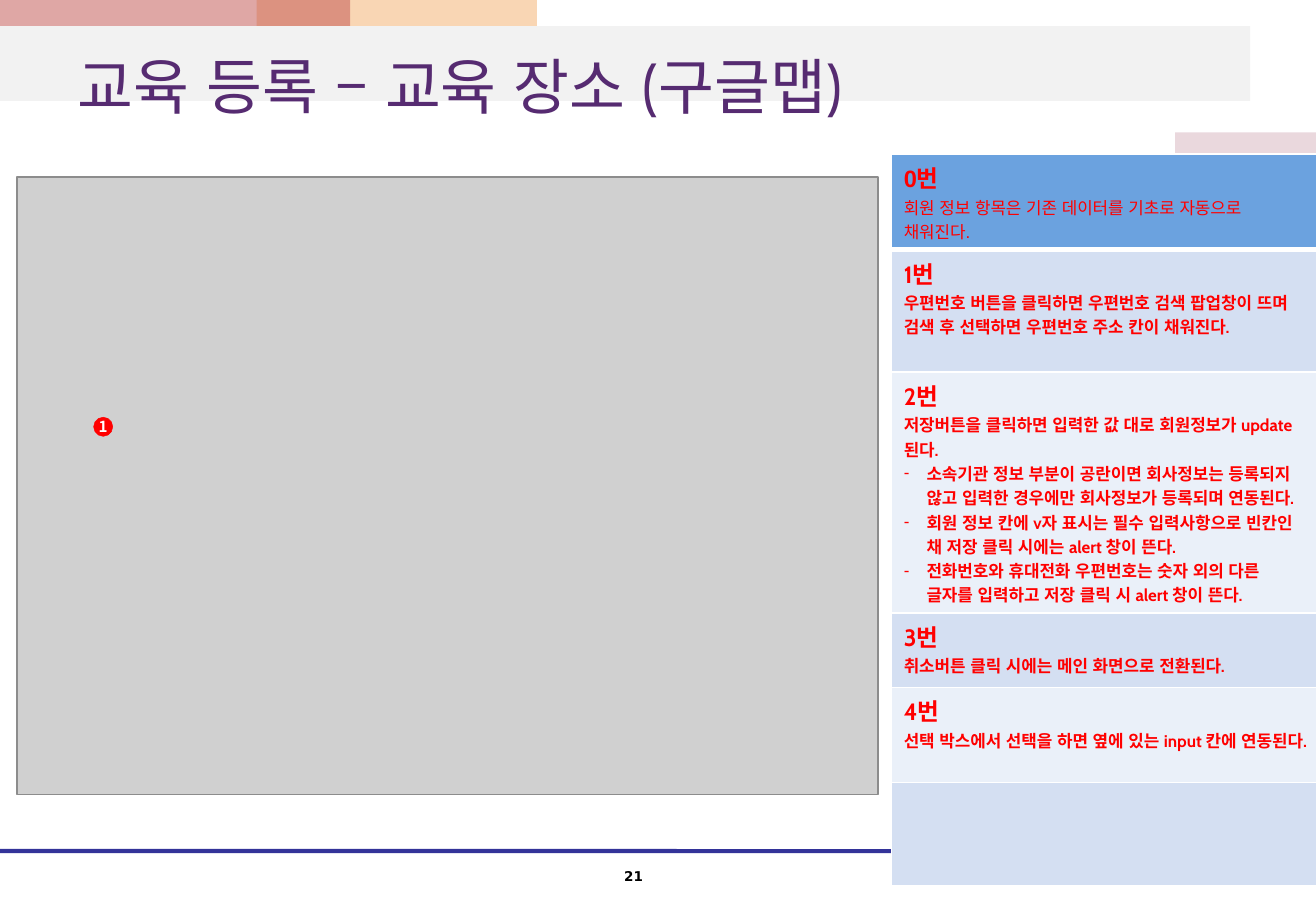
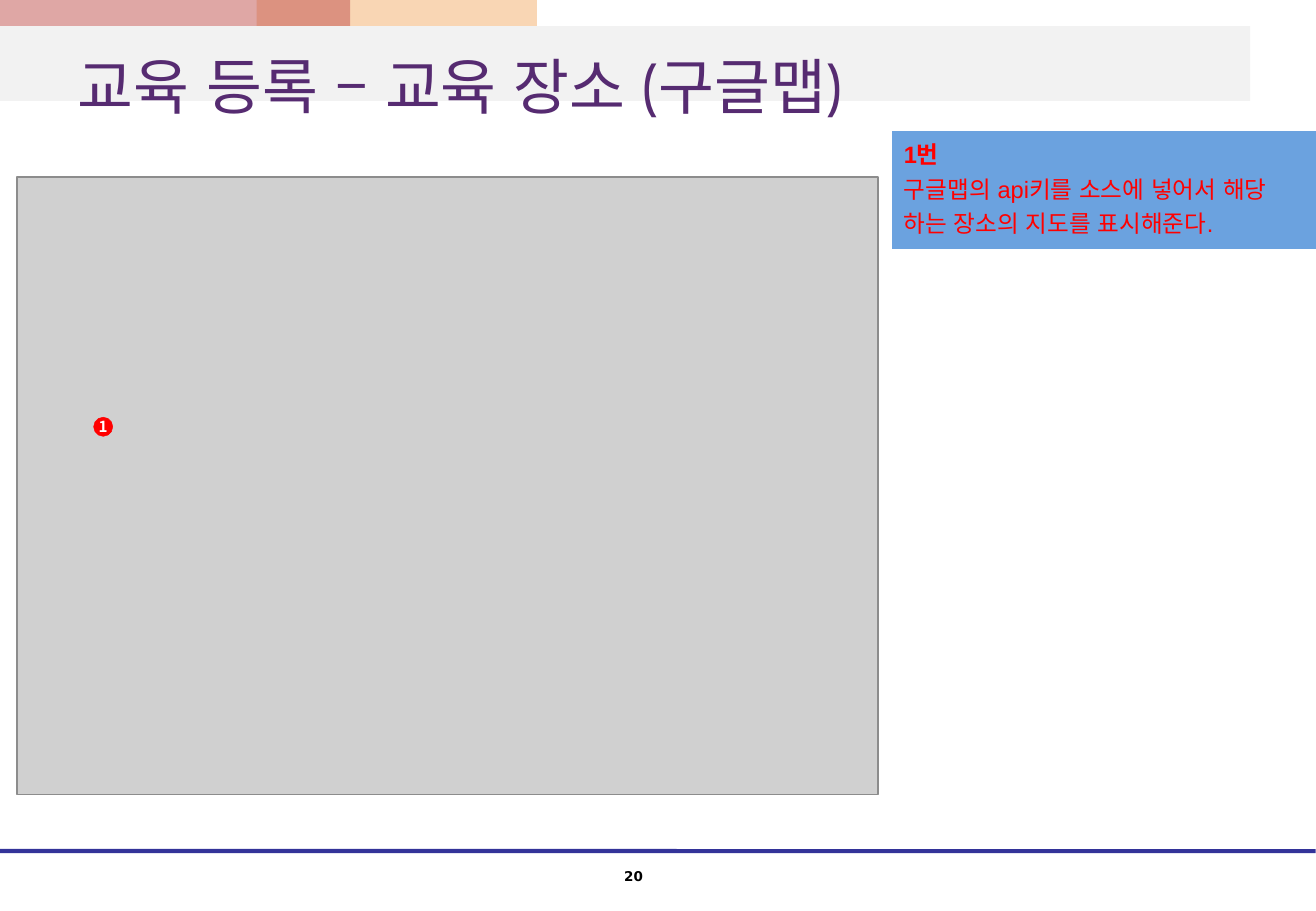
Before and after one commit to kshwang/javapj, a slide deck: slide 20 of 웹1팀_프로젝트_화면설계서.pptx (slide 21 before the commit). Drawn at 1316x911 pixels with LibreOffice and Linux fonts; fonts in the diff are those of the drawing; grey boxes stand for pictures. Boxes give left, top, right and bottom in pixels: in the first picture for what was removed or moved away, otherwise in the second. Text is boxed around its words. In the diff, an @@ line names an element or a change of style, - is before the commit and + after.

```diff
--- a/웹1팀_프로젝트_화면설계서.pptx
+++ b/웹1팀_프로젝트_화면설계서.pptx
@@ table at (891,130,1316,251) @@
-row 1: 0번 / 회원 정보 항목은 기존 데이터를 기초로 자동으로 채워진다.
-row 2: 1번 / 우편번호 버튼을 클릭하면 우편번호 검색 팝업창이 뜨며 검색 후 선택하면 우편번호 주소 칸이 채워진다.
-row 3: 2번 / 저장버튼을 클릭하면 입력한 값 대로 회원정보가 update된다. / 소속기관 정보 부분이 공란이면 회사정보는 등록되지 않고 입력한 경우에만 회사정보가 등록되며 연동된다. / 회원 정보 칸에 v자 표시는 필수 입력사항으로 빈칸인 채 저장 클릭 시에는 alert 창이 뜬다. / 전화번호와 휴대전화 우편번호는 숫자 외의 다른 글자를 입력하고 저장 클릭 시 alert 창이 뜬다.
-row 4: 3번 / 취소버튼 클릭 시에는 메인 화면으로 전환된다.
-row 5: 4번 / 선택 박스에서 선택을 하면 옆에 있는 input 칸에 연동된다.
-row 6: 
+row 1: 1번 / 구글맵의 api키를 소스에 넣어서 해당 하는 장소의 지도를 표시해준다.
@@ table: place and size @@
-table at (891,154,1316,856)
+table at (891,130,1316,251)
@@ page number at (624,871,643,881): text changed @@
-21
+20
```
Also in this commit, not shown: 10 other slides changed, 1 slide removed.
